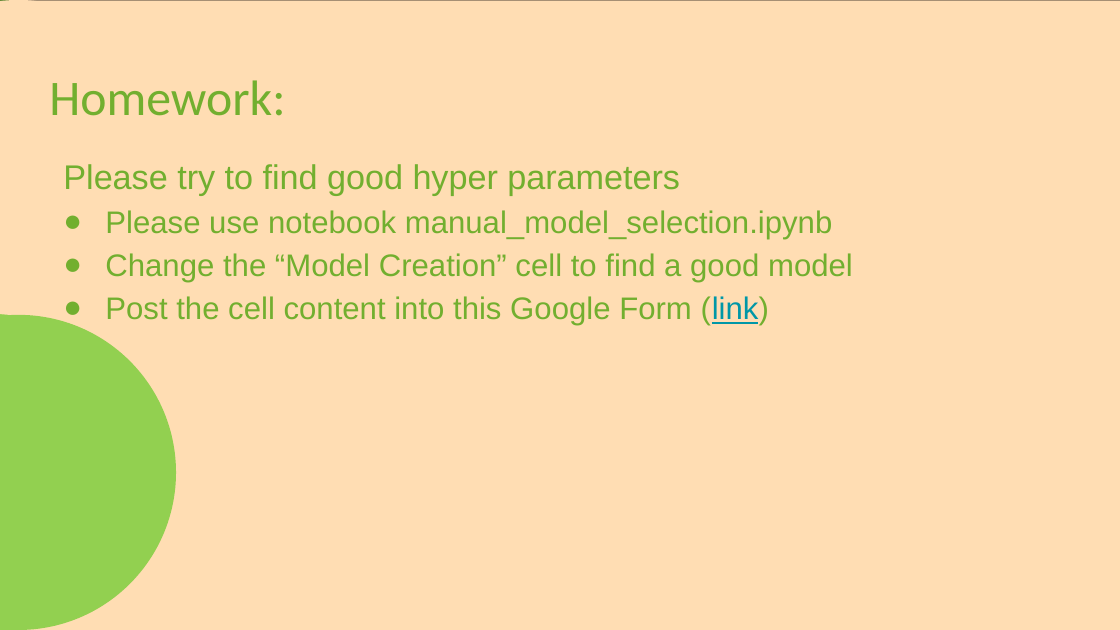
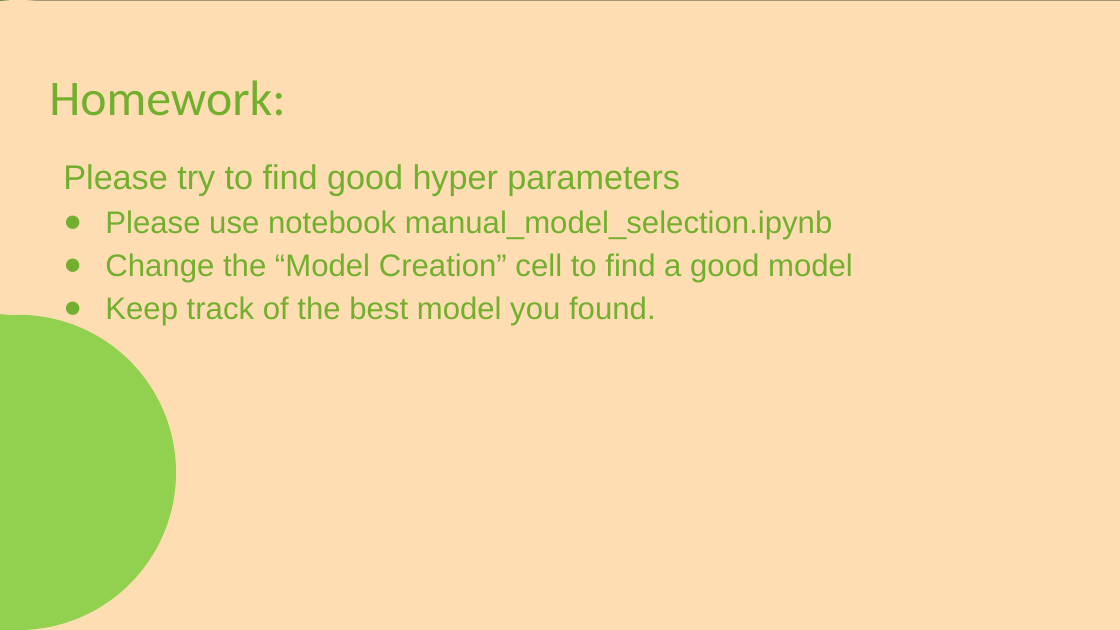
Before and after one commit to frank-trollmann/machine-learning_example-project, a slide deck: slide 20 of documentation/Session 2.pptx. Drawn at 1120x630 pixels with LibreOffice and Linux fonts; fonts in the diff are those of the drawing. Boxes give left, top, right and bottom in pixels: in the first picture for what was removed or moved away, otherwise in the second. Text is boxed around its words. In the diff, an @@ line names an element or a change of style, - is before the commit and + after.

```diff
--- a/documentation/Session 2.pptx
+++ b/documentation/Session 2.pptx
@@ text at <box>105,296,656,325</box>: text changed @@
-● Post the cell content into this Google Form (link)
+● Keep track of the best model you found.
```
Also in this commit, not shown: 2 other slides changed, 2 other files.
